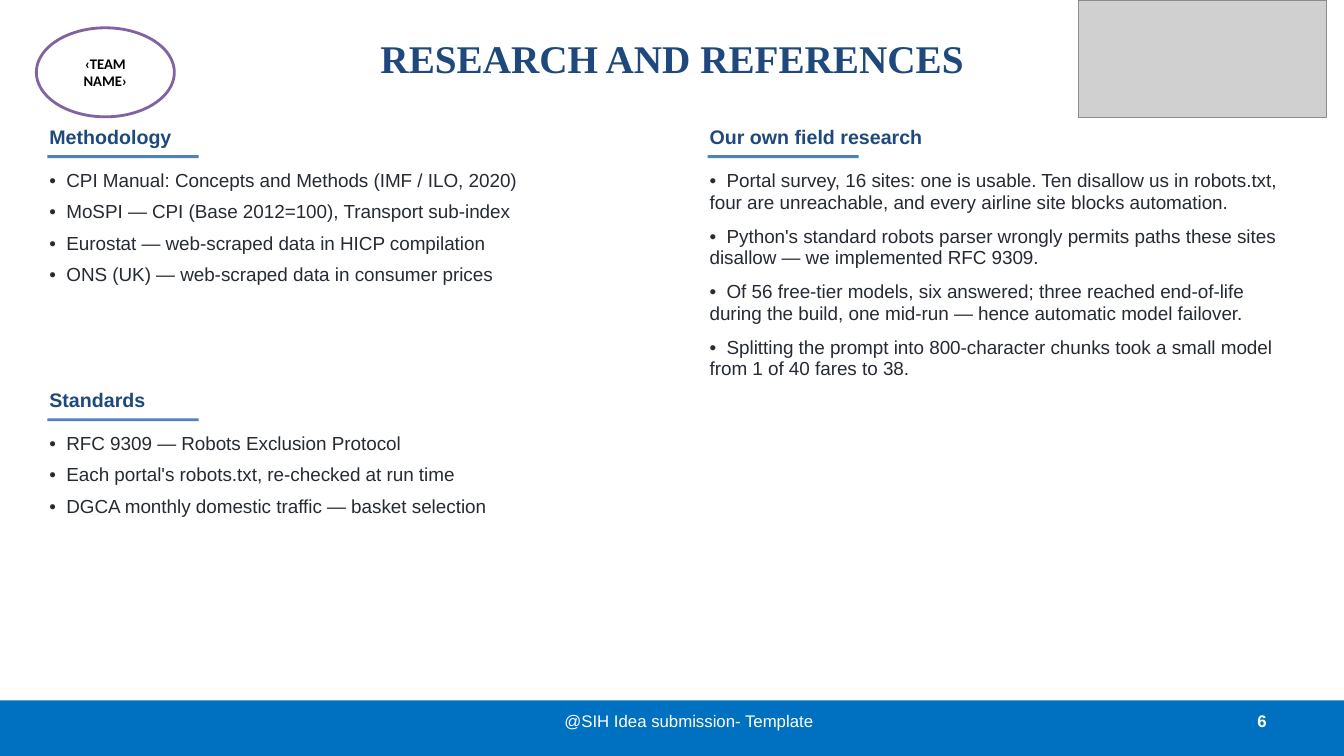
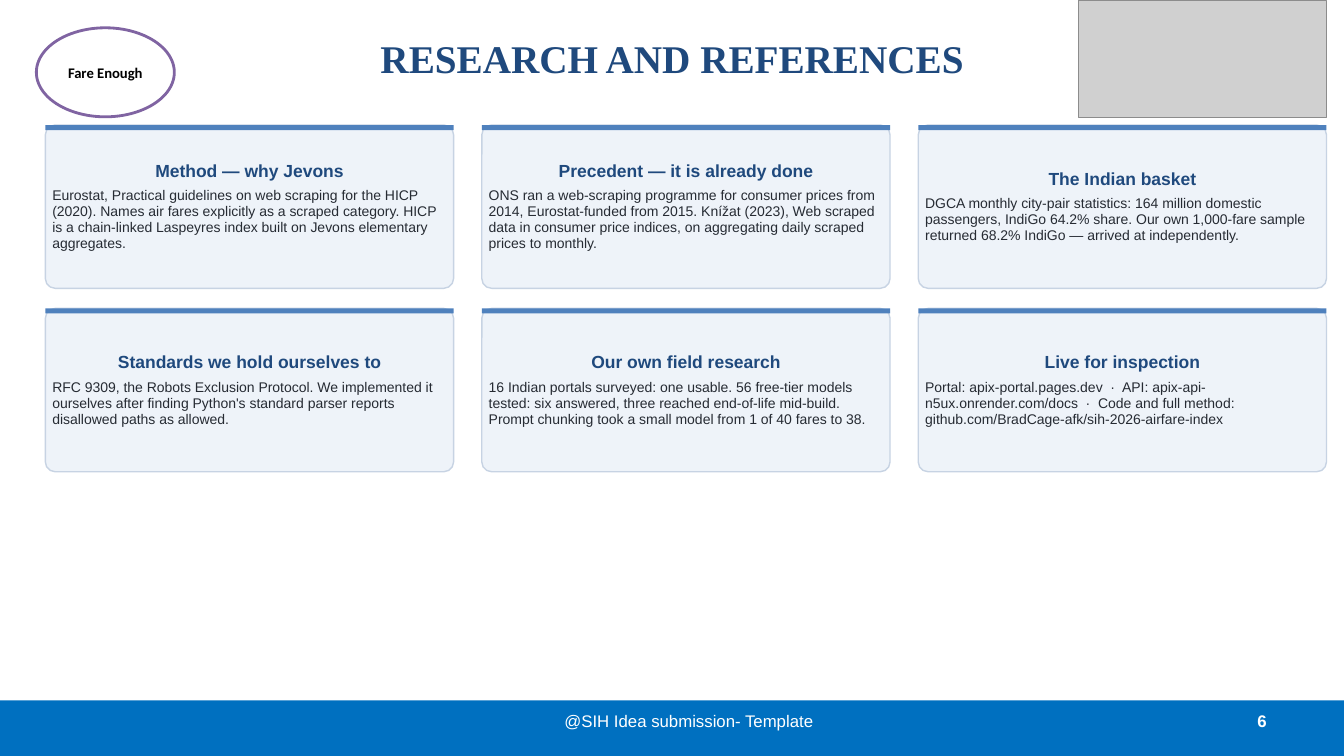
Before and after one commit to BradCage-afk/sih-2026-airfare-index, a slide deck: slide 6 of SIH26056-Idea-Presentation.pptx. Drawn at 1344x756 pixels with LibreOffice and Linux fonts; fonts in the diff are those of the drawing; grey boxes stand for pictures. Boxes give left, top, right and bottom in pixels: in the first picture for what was removed or moved away, otherwise in the second. Text is boxed around its words. In the diff, an @@ line names an element or a change of style, - is before the commit and + after.

```diff
--- a/SIH26056-Idea-Presentation.pptx
+++ b/SIH26056-Idea-Presentation.pptx
@@ text in ellipse at bbox=[68, 67, 142, 81]: text changed @@
-‹TEAM NAME›
+Fare Enough
@@ rectangle: place and size @@
-rectangle at bbox=[47, 155, 199, 158]
+rectangle at bbox=[45, 125, 454, 130]
@@ rounded rectangle added at bbox=[45, 125, 454, 288], fill #EEF3F9, outline #C7D3E3 1 pt, 10 pt, text #262B33 @@
+Method — why Jevons
+Eurostat, Practical guidelines on web scraping for the HICP (2020). Names air fares explicitly as a scraped category. HICP is a chain-linked Laspeyres index built on Jevons elementary aggregates.
@@ text removed at bbox=[49, 129, 171, 148] @@
-Methodology
@@ rounded rectangle added at bbox=[482, 125, 890, 288], fill #EEF3F9, outline #C7D3E3 1 pt, 10 pt, text #262B33 @@
+Precedent — it is already done
+ONS ran a web-scraping programme for consumer prices from 2014, Eurostat-funded from 2015. Knížat (2023), Web scraped data in consumer price indices, on aggregating daily scraped prices to monthly.
@@ rectangle added at bbox=[482, 125, 890, 130], fill #4F81BD @@
@@ text removed at bbox=[710, 129, 922, 145] @@
-Our own field research
@@ rounded rectangle added at bbox=[919, 125, 1327, 288], fill #EEF3F9, outline #C7D3E3 1 pt, 10 pt, text #262B33 @@
+The Indian basket
+DGCA monthly city-pair statistics: 164 million domestic passengers, IndiGo 64.2% share. Our own 1,000-fare sample returned 68.2% IndiGo — arrived at independently.
@@ rectangle added at bbox=[919, 125, 1327, 130], fill #4F81BD @@
@@ text removed at bbox=[66, 173, 517, 285] @@
-• CPI Manual: Concepts and Methods (IMF / ILO, 2020)
-• MoSPI — CPI (Base 2012=100), Transport sub-index
-• Eurostat — web-scraped data in HICP compilation
-• ONS (UK) — web-scraped data in consumer prices
@@ rectangle: place and size @@
-rectangle at bbox=[708, 155, 859, 158]
+rectangle at bbox=[45, 309, 454, 314]
@@ rounded rectangle added at bbox=[45, 309, 454, 472], fill #EEF3F9, outline #C7D3E3 1 pt, 10 pt, text #262B33 @@
+Standards we hold ourselves to
+RFC 9309, the Robots Exclusion Protocol. We implemented it ourselves after finding Python's standard parser reports disallowed paths as allowed.
@@ rounded rectangle "Our own field research": place and size @@
-rounded rectangle "Our own field research" at bbox=[710, 173, 1277, 375]
+rounded rectangle "Our own field research" at bbox=[482, 309, 890, 472]
@@ rounded rectangle "Our own field research" at bbox=[482, 309, 890, 472]: vertical alignment top to middle; fill none to #EEF3F9; outline none to #C7D3E3 1 pt @@
@@ rectangle added at bbox=[482, 309, 890, 314], fill #4F81BD @@
@@ rounded rectangle added at bbox=[919, 309, 1327, 472], fill #EEF3F9, outline #C7D3E3 1 pt, 10 pt, text #262B33 @@
+Live for inspection
+Portal: apix-portal.pages.dev · API: apix-api-n5ux.onrender.com/docs · Code and full method: github.com/BradCage-afk/sih-2026-airfare-index
@@ rectangle added at bbox=[919, 309, 1327, 314], fill #4F81BD @@
@@ text in rounded rectangle at bbox=[489, 355, 865, 427]: text changed; size 13.5 to 10 pt @@
-• Portal survey, 16 sites: one is usable. Ten disallow us in robots.txt, four are unreachable, and every airline site blocks automation.
-• Python's standard robots parser wrongly permits paths these sites disallow — we implemented RFC 9309.
-• Of 56 free-tier models, six answered; three reached end-of-life during the build, one mid-run — hence automatic model failover.
-• Splitting the prompt into 800-character chunks took a small model from 1 of 40 fares to 38.
+Our own field research
+16 Indian portals surveyed: one usable. 56 free-tier models tested: six answered, three reached end-of-life mid-build. Prompt chunking took a small model from 1 of 40 fares to 38.
@@ rectangle removed at bbox=[47, 418, 199, 421] @@
@@ text removed at bbox=[49, 392, 145, 408] @@
-Standards
@@ text removed at bbox=[66, 436, 486, 517] @@
-• RFC 9309 — Robots Exclusion Protocol
-• Each portal's robots.txt, re-checked at run time
-• DGCA monthly domestic traffic — basket selection
```
Also in this commit, not shown: 5 other slides changed, 5 other files.
